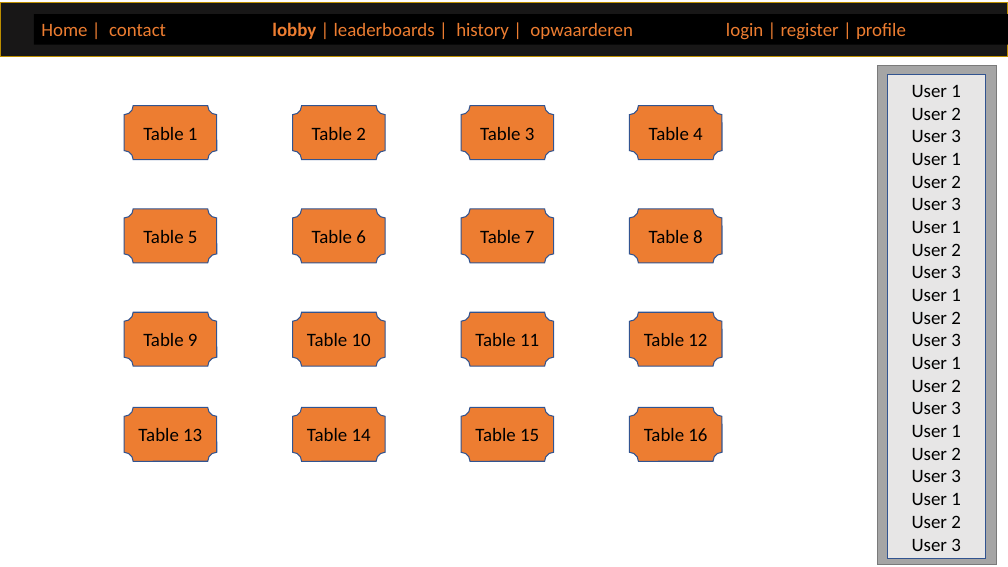
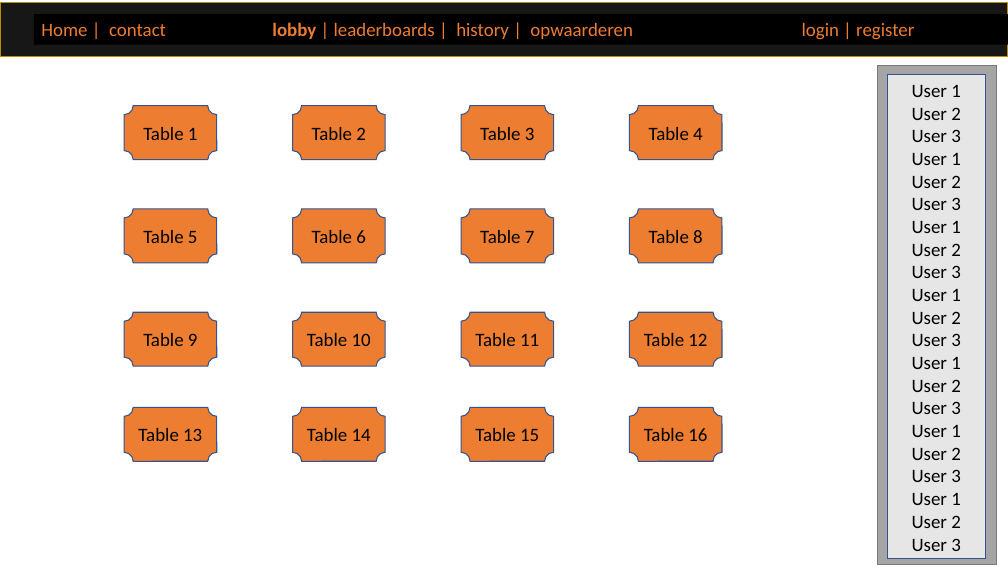
Before and after one commit to Malipaard/PokerSem2, a slide deck: slide 1 of Documenten/designPoker.pptx. Drawn at 1008x567 pixels with LibreOffice and Linux fonts; fonts in the diff are those of the drawing. Boxes give left, top, right and bottom in pixels: in the first picture for what was removed or moved away, otherwise in the second. Text is boxed around its words. In the diff, an @@ line names an element or a change of style, - is before the commit and + after.

```diff
--- a/Documenten/designPoker.pptx
+++ b/Documenten/designPoker.pptx
@@ text in rectangle at bbox=[41, 22, 914, 40]: text changed @@
-Home | contact lobby | leaderboards | history | opwaarderen login | register | profile
+Home | contact lobby | leaderboards | history | opwaarderen login | register
```
Also in this commit, not shown: 1 other slide changed, 1 other file.
